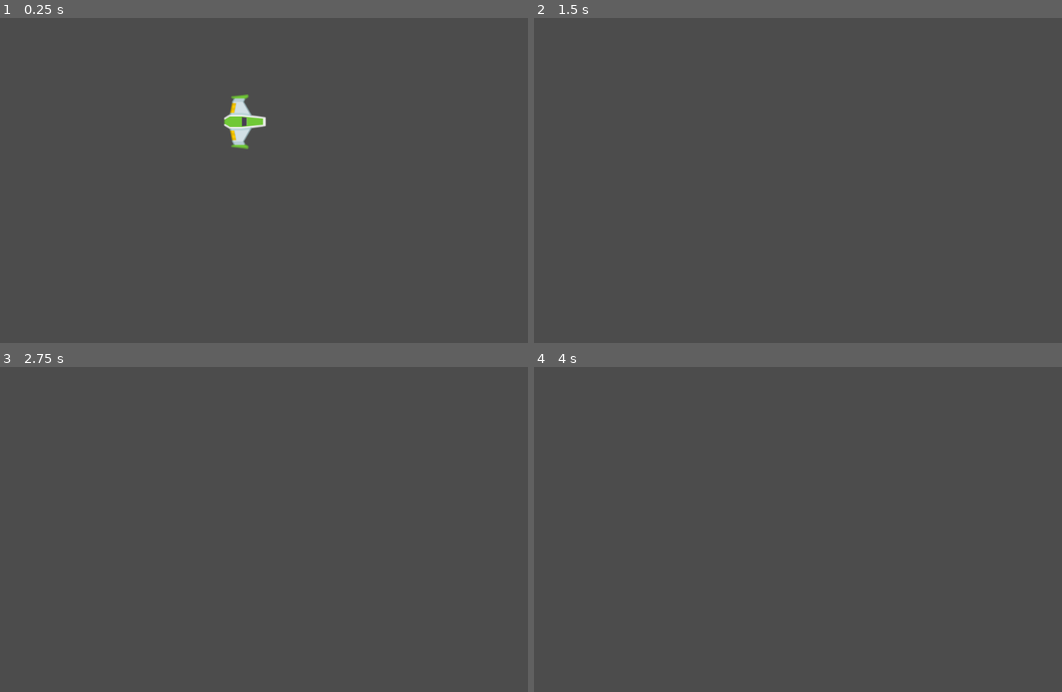
Above: before the commit, frames 1-4 (two rows, left to right).
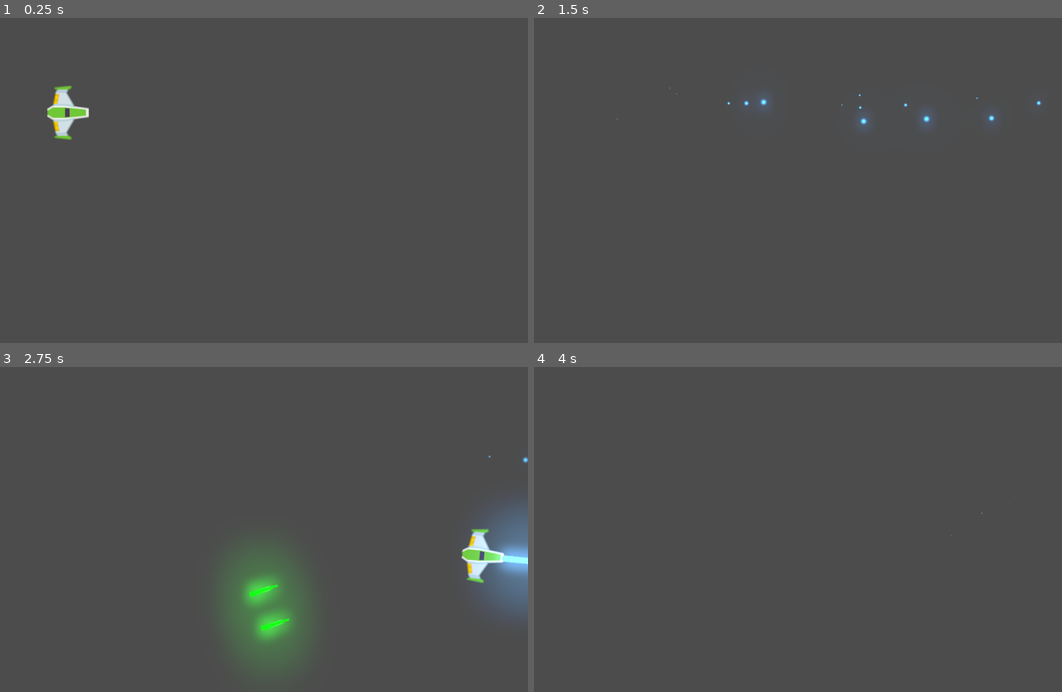
Above: after the commit, the same moments.

Repository: Nahuel1025/Odisea_Mete-rica
Game: Godot game, scene res://Juego/Niveles/NivelTest.tscn
The game is run twice, just before and just after one commit, with the same random seed, the same clock (stepped at 60 frames per second) and the same inputs.
Inputs:
- Up to frame 1 (0.25 s): no input
- Up to frame 2 (1.5 s): hold Up (mover_adelante) 0.53-1.28 s; hold L (Laser, bound only after the commit) 0.53-1.28 s; tap Space (disparo_principal, bound only after the commit) at 0.8, 1.35 s; hold Down (mover_atras) from 1.28 s (still down)
- Up to frame 3 (2.75 s): tap L (Laser, bound only after the commit) at 1.55 s; release Down (mover_atras) at 2.03 s; hold Up (mover_adelante) from 2.03 s (still down); hold Right (Rotar_Horario) from 2.03 s (still down); tap Space (disparo_principal, bound only after the commit) at 2.3 s
- Up to frame 4 (4 s): release Right (Rotar_Horario) at 2.78 s; tap Left (Rotar_antihorario) at 2.85 s; tap L (Laser, bound only after the commit) at 3.05 s; release Up (mover_adelante) at 3.53 s; hold Down (mover_atras) from 3.53 s (still down); hold L (Laser, bound only after the commit) from 3.53 s (still down); tap Space (disparo_principal, bound only after the commit) at 3.8 s

The runs differ from the first frame. In frame 1, 1.3% of the frame differs, in the area x 8-51%, y 20-41%; in frame 2, 0.3%; in frame 3, 7.2%, in the area x 42-100%, y 27-92%; in frame 4, less than 0.1%.

Commit message:
Disparos

Diff:
--- /dev/null
+++ b/Juego/Autoloads/Eventos.gd
@@ -0,0 +1,3 @@
+extends Node
+
+signal disparo(proyectil)
--- a/Juego/Naves/NaveCapricornio/NaveCapricornio.gd
+++ b/Juego/Naves/NaveCapricornio/NaveCapricornio.gd
@@ -5,10 +5,31 @@
 export var potencia_motor:int = 20
 export var potencia_rotacion:int = 280
 
+## Atributos
+var empuje:Vector2 = Vector2.ZERO
+var dir_rotacion:int = 0
+
+
+## Atributos onready
+onready var canion: canion = $canion
+onready var laser:RayoLaser = $LaserBeam2D
+
+
 ## Metodos
+func _unhandled_input(event: InputEvent) -> void:
+	#Disparo Rayo
+	if event.is_action_pressed("Laser"):
+		laser.set_is_casting(true)
+
+	if event.is_action_released("Laser"):
+		laser.set_is_casting(false)
+
+
+
 func _integrate_forces(state: Physics2DDirectBodyState) -> void:
 	apply_central_impulse(empuje.rotated(rotation))
 	apply_torque_impulse(dir_rotacion * potencia_rotacion)
+
 
 
 func _process(delta: float) -> void:
@@ -32,8 +53,9 @@
 	elif Input.is_action_pressed("Rotar_Horario"):
 		dir_rotacion += 1
 
+	## Disparo
+	if Input.is_action_pressed("disparo_principal"):
+		canion.set_esta_disparando(true)
 
-
-
-var empuje:Vector2 = Vector2.ZERO
-var dir_rotacion:int = 0
+	if Input.is_action_just_released("disparo_principal"):
+		canion.set_esta_disparando(false)
--- a/Juego/Naves/NaveCapricornio/NaveCapricornio.tscn
+++ b/Juego/Naves/NaveCapricornio/NaveCapricornio.tscn
@@ -1,7 +1,9 @@
-[gd_scene load_steps=5 format=2]
+[gd_scene load_steps=7 format=2]
 
 [ext_resource path="res://Juego/Naves/NaveCapricornio/NaveCapricornio.png" type="Texture" id=1]
 [ext_resource path="res://Juego/Naves/NaveCapricornio/NaveCapricornio.gd" type="Script" id=2]
+[ext_resource path="res://Juego/Proyectiles/canion.tscn" type="PackedScene" id=3]
+[ext_resource path="res://Juego/Proyectiles/LaserBeeam/LaserBeam2D.tscn" type="PackedScene" id=4]
 
 [sub_resource type="PhysicsMaterial" id=2]
 friction = 0.0
@@ -12,6 +14,7 @@
 [node name="NaveCapricornio" type="RigidBody2D"]
 mass = 0.14
 physics_material_override = SubResource( 2 )
+gravity_scale = 0.0
 can_sleep = false
 linear_damp = 1.0
 angular_damp = 4.0
@@ -27,3 +30,18 @@
 
 [node name="CollisionShape2D" type="CollisionShape2D" parent="."]
 shape = SubResource( 1 )
+
+[node name="canion" parent="." instance=ExtResource( 3 )]
+
+[node name="PuntoIzquierdo" parent="canion" index="0"]
+position = Vector2( 0, -33 )
+rotation = 0.0
+
+[node name="PuntoDerecho" parent="canion" index="1"]
+position = Vector2( 0, 33 )
+rotation = 0.0
+
+[node name="LaserBeam2D" parent="." instance=ExtResource( 4 )]
+position = Vector2( 42, 0 )
+
+[editable path="canion"]
--- /dev/null
+++ b/Juego/Niveles/Nivel.gd
@@ -0,0 +1,23 @@
+class_name Nivel
+extends Node2D
+
+## Atributos onready
+onready var contenedor_proyectiles:Node
+
+## Metodos
+func _ready() -> void:
+	conectar_seniales()
+	crear_contenedores()
+
+## Metodos Custom
+func conectar_seniales() -> void:
+	Eventos.connect("disparo", self, "_on_disparo")
+
+func crear_contenedores() -> void:
+	contenedor_proyectiles = Node.new()
+	contenedor_proyectiles.name ="ContenedorProyectiles"
+	add_child(contenedor_proyectiles)
+
+
+func _on_disparo(proyectil:Proyectil) -> void:
+	contenedor_proyectiles.add_child(proyectil)
--- a/Juego/Niveles/NivelTest.tscn
+++ b/Juego/Niveles/NivelTest.tscn
@@ -1,10 +1,16 @@
-[gd_scene load_steps=3 format=2]
+[gd_scene load_steps=5 format=2]
 
 [ext_resource path="res://Juego/Naves/NaveCapricornio/NaveCapricornio.tscn" type="PackedScene" id=1]
 [ext_resource path="res://Juego/Naves/NaveCapricornio/MaterialFisico.tres" type="PhysicsMaterial" id=2]
+[ext_resource path="res://default_env.tres" type="Environment" id=3]
+[ext_resource path="res://Juego/Niveles/Nivel.gd" type="Script" id=4]
 
 [node name="NivelTest" type="Node2D"]
+script = ExtResource( 4 )
 
 [node name="NaveCapricornio" parent="." instance=ExtResource( 1 )]
-position = Vector2( 502, 190 )
+position = Vector2( 176, 176 )
 physics_material_override = ExtResource( 2 )
+
+[node name="WorldEnvironment" type="WorldEnvironment" parent="."]
+environment = ExtResource( 3 )
--- /dev/null
+++ b/Juego/Proyectiles/LaserBeeam/LaserBeam2D.gd
@@ -0,0 +1,83 @@
+class_name RayoLaser
+extends RayCast2D
+
+# Speed at which the laser extends when first fired, in pixels per seconds.
+export var cast_speed := 7000.0
+# Maximum length of the laser in pixels.
+export var max_length := 1400.0
+# Base duration of the tween animation in seconds.
+export var growth_time := 0.1
+
+# If `true`, the laser is firing.
+# It plays appearing and disappearing animations when it's not animating.
+# See `appear()` and `disappear()` for more information.
+var is_casting := false setget set_is_casting
+
+onready var fill := $FillLine2D
+onready var tween := $Tween
+onready var casting_particles := $CastingParticles2D
+onready var collision_particles := $CollisionParticles2D
+onready var beam_particles := $BeamParticles2D
+onready var laser_sfx: AudioStreamPlayer2D = $LaserSFX
+
+onready var line_width: float = fill.width
+
+
+func _ready() -> void:
+	set_physics_process(false)
+	fill.points[1] = Vector2.ZERO
+
+
+func _physics_process(delta: float) -> void:
+	cast_to = (cast_to + Vector2.RIGHT * cast_speed * delta).clamped(max_length)
+	cast_beam()
+
+
+func set_is_casting(cast: bool) -> void:
+	is_casting = cast
+
+	if is_casting:
+		laser_sfx.play()
+		cast_to = Vector2.ZERO
+		fill.points[1] = cast_to
+		appear()
+	else:
+		laser_sfx.stop()
+		collision_particles.emitting = false
+		disappear()
+
+	set_physics_process(is_casting)
+	beam_particles.emitting = is_casting
+	casting_particles.emitting = is_casting
+
+
+# Controls the emission of particles and extends the Line2D to `cast_to` or the ray's
+# collision point, whichever is closest.
+func cast_beam() -> void:
+	var cast_point := cast_to
+
+	force_raycast_update()
+	collision_particles.emitting = is_colliding()
+
+	if is_colliding():
+		cast_point = to_local(get_collision_point())
+		collision_particles.global_rotation = get_collision_normal().angle()
+		collision_particles.position = cast_point
+
+	fill.points[1] = cast_point
+	beam_particles.position = cast_point * 0.5
+	beam_particles.process_material.emission_box_extents.x = cast_point.length() * 0.5
+
+
+func appear() -> void:
+	if tween.is_active():
+		tween.stop_all()
+	tween.interpolate_property(fill, "width", 0, line_width, growth_time * 2)
+	tween.start()
+
+
+func disappear() -> void:
+	if tween.is_active():
+		tween.stop_all()
+	tween.interpolate_property(fill, "width", fill.width, 0, growth_time)
+	tween.start()
--- /dev/null
+++ b/Juego/Proyectiles/LaserBeeam/LaserBeam2D.tscn
@@ -0,0 +1,116 @@
+[gd_scene load_steps=13 format=2]
+
+[ext_resource path="res://Juego/Proyectiles/LaserBeeam/LaserBeam2D.gd" type="Script" id=1]
+[ext_resource path="res://Juego/Proyectiles/LaserBeeam/glowing_circle.png" type="Texture" id=2]
+[ext_resource path="res://Juego/Sonidos/SonidoLaser.ogg" type="AudioStream" id=3]
+
+[sub_resource type="Gradient" id=1]
+offsets = PoolRealArray( 0.582915, 1 )
+colors = PoolColorArray( 1, 1, 1, 1, 1, 1, 1, 0 )
+
+[sub_resource type="GradientTexture" id=2]
+gradient = SubResource( 1 )
+
+[sub_resource type="Curve" id=3]
+_data = [ Vector2( 0.518072, 1 ), 0.0, -3.53434, 0, 0, Vector2( 1, 0 ), 0.0, 0.0, 0, 0 ]
+
+[sub_resource type="CurveTexture" id=4]
+curve = SubResource( 3 )
+
+[sub_resource type="ParticlesMaterial" id=5]
+flag_disable_z = true
+gravity = Vector3( 0, 0, 0 )
+initial_velocity = 100.0
+orbit_velocity = 0.0
+orbit_velocity_random = 0.0
+scale = 0.5
+scale_curve = SubResource( 4 )
+color_ramp = SubResource( 2 )
+
+[sub_resource type="Curve" id=6]
+_data = [ Vector2( 0, 0 ), 0.0, 0.0, 0, 0, Vector2( 0.503614, 0.957505 ), 0.0, 0.0, 0, 0, Vector2( 1, 0 ), 0.0, 0.0, 0, 0 ]
+
+[sub_resource type="CurveTexture" id=7]
+curve = SubResource( 6 )
+
+[sub_resource type="ParticlesMaterial" id=8]
+emission_shape = 2
+emission_box_extents = Vector3( 60, 20, 1 )
+flag_align_y = true
+flag_disable_z = true
+direction = Vector3( -1, 0, 0 )
+spread = 0.0
+gravity = Vector3( 0, 0, 0 )
+initial_velocity = 30.0
+orbit_velocity = 0.0
+orbit_velocity_random = 0.0
+tangential_accel = 100.0
+tangential_accel_random = 1.0
+scale = 0.3
+scale_curve = SubResource( 7 )
+
+[sub_resource type="ParticlesMaterial" id=9]
+flag_disable_z = true
+spread = 50.0
+gravity = Vector3( 0, 0, 0 )
+initial_velocity = 300.0
+orbit_velocity = 0.0
+orbit_velocity_random = 0.0
+scale = 0.5
+scale_curve = SubResource( 4 )
+color_ramp = SubResource( 2 )
+
+[node name="LaserBeam2D" type="RayCast2D"]
+enabled = true
+cast_to = Vector2( 0, 0 )
+script = ExtResource( 1 )
+
+[node name="FillLine2D" type="Line2D" parent="."]
+modulate = Color( 1.5, 1.5, 1.5, 1 )
+points = PoolVector2Array( 0, 0, 100, 0 )
+default_color = Color( 0.301961, 0.65098, 1, 1 )
+texture_mode = 2
+joint_mode = 2
+begin_cap_mode = 2
+end_cap_mode = 2
+sharp_limit = 8.0
+antialiased = true
+
+[node name="CastingParticles2D" type="Particles2D" parent="."]
+modulate = Color( 1.5, 1.5, 1.5, 1 )
+show_behind_parent = true
+emitting = false
+lifetime = 0.3
+visibility_rect = Rect2( 0, -18.722, 29.6756, 38.4841 )
+local_coords = false
+process_material = SubResource( 5 )
+texture = ExtResource( 2 )
+
+[node name="BeamParticles2D" type="Particles2D" parent="."]
+modulate = Color( 1.5, 1.5, 1.5, 1 )
+emitting = false
+amount = 50
+preprocess = 1.0
+randomness = 1.0
+visibility_rect = Rect2( -2500, -2500, 5000, 5000 )
+local_coords = false
+draw_order = 1
+process_material = SubResource( 8 )
+texture = ExtResource( 2 )
+
+[node name="CollisionParticles2D" type="Particles2D" parent="."]
+modulate = Color( 1.5, 1.5, 1.5, 1 )
+show_behind_parent = true
+emitting = false
+amount = 16
+lifetime = 0.3
+visibility_rect = Rect2( -2500, -2500, 5000, 5000 )
+local_coords = false
+process_material = SubResource( 9 )
+texture = ExtResource( 2 )
+
+[node name="Tween" type="Tween" parent="."]
+
+[node name="LaserSFX" type="AudioStreamPlayer2D" parent="."]
+stream = ExtResource( 3 )
+bus = "SFX"
--- /dev/null
+++ b/Juego/Proyectiles/Proyectil_Principal.gd
@@ -0,0 +1,24 @@
+class_name Proyectil
+extends Area2D
+
+## Atributos
+var velocidad: Vector2 = Vector2.ZERO
+var danio: float
+
+# Métodos
+func _physics_process(delta: float) -> void:
+	position += velocidad * delta
+
+## Metodos
+func crear(pos: Vector2, dir: float, vel: float, danio_p: int) -> void:
+	position = pos
+	rotation = dir
+	velocidad = Vector2(vel, 0).rotated(dir)
+
+
+
+
+
+
+func _on_VisibilityNotifier2D_screen_exited() -> void:
+	queue_free()
--- /dev/null
+++ b/Juego/Proyectiles/Proyectil_Principal.tscn
@@ -0,0 +1,28 @@
+[gd_scene load_steps=5 format=2]
+
+[ext_resource path="res://Juego/Proyectiles/Proyectil_Player.png" type="Texture" id=1]
+[ext_resource path="res://Juego/Proyectiles/VisibilityNotifier2D.gd" type="Script" id=2]
+[ext_resource path="res://Juego/Proyectiles/Proyectil_Principal.gd" type="Script" id=3]
+
+[sub_resource type="CapsuleShape2D" id=1]
+radius = 4.66667
+height = 45.3333
+
+[node name="Proyectil" type="Area2D"]
+rotation = 1.5708
+script = ExtResource( 3 )
+
+[node name="Sprite" type="Sprite" parent="."]
+modulate = Color( 0.08, 2, 0.12, 1 )
+rotation = 1.5708
+texture = ExtResource( 1 )
+
+[node name="CollisionShape2D" type="CollisionShape2D" parent="."]
+shape = SubResource( 1 )
+
+[node name="VisibilityNotifier2D" type="VisibilityNotifier2D" parent="."]
+position = Vector2( 5.33333, -17.3333 )
+rect = Rect2( -10, -10, 10, 55 )
+script = ExtResource( 2 )
+
+[connection signal="screen_exited" from="VisibilityNotifier2D" to="." method="_on_VisibilityNotifier2D_screen_exited"]
--- /dev/null
+++ b/Juego/Proyectiles/VisibilityNotifier2D.gd
@@ -0,0 +1 @@
+extends VisibilityNotifier2D
--- /dev/null
+++ b/Juego/Proyectiles/canion.gd
@@ -0,0 +1,69 @@
+class_name canion
+extends Node2D
+
+## Atributos export
+export var proyectil:PackedScene = null
+export var cadencia_disparo: float = 0.8
+export var velocidad_proyectil: int = 100
+export var danio_proyectil: int = 1
+
+## Atributos onready
+onready var timer_enfriamiento: Timer = $TimerEnfriamiento
+onready var disparo_sfx: AudioStreamPlayer2D = $DisparosSFX
+onready var esta_enfriado: bool = true
+onready var esta_disparando:bool = false setget set_esta_disparando
+
+## Atributos
+var puntos_disparo: Array = []
+var velocidad: Vector2 = Vector2.ZERO
+var danio: float
+
+
+
+
+## Setters y Getters
+func set_esta_disparando(disparando: bool) -> void:
+	esta_disparando = disparando
+
+## Metodos
+func _ready() -> void:
+	almacenar_puntos_disparo()
+	timer_enfriamiento.wait_time = cadencia_disparo
+
+func _process(delta: float) -> void:
+	if esta_disparando and esta_enfriado:
+		disparar()
+
+## Metodos custom
+func almacenar_puntos_disparo() -> void:
+	for nodo in get_children():
+		if nodo is Position2D:
+			puntos_disparo.append(nodo)
+
+func disparar() -> void:
+	esta_enfriado = false
+	disparo_sfx.play()
+	timer_enfriamiento.start()
+	for punto_disparo in puntos_disparo:
+		var new_proyectil:Proyectil = proyectil.instance()
+		new_proyectil.crear(
+		punto_disparo.global_position,
+		get_owner().rotation,
+		velocidad_proyectil,
+		danio_proyectil
+		)
+		Eventos.emit_signal("disparo", new_proyectil)
+
+## Constructor
+func crear(pos: Vector2, dir: float, vel: float, danio_p: int) -> void:
+	position = pos
+	rotation = dir
+	velocidad = Vector2(vel, 0).rotated(dir)
+	danio = danio_p
+
+
+
+
+
+func _on_TimerEnfriamiento_timeout() -> void:
+	esta_enfriado = true
--- /dev/null
+++ b/Juego/Proyectiles/canion.tscn
@@ -0,0 +1,29 @@
+[gd_scene load_steps=4 format=2]
+
+[ext_resource path="res://Juego/Proyectiles/canion.gd" type="Script" id=1]
+[ext_resource path="res://Juego/Proyectiles/Proyectil_Principal.tscn" type="PackedScene" id=2]
+[ext_resource path="res://Juego/Sonidos/DisparoPrincipal.ogg" type="AudioStream" id=3]
+
+[node name="canion" type="Node2D"]
+script = ExtResource( 1 )
+proyectil = ExtResource( 2 )
+cadencia_disparo = 0.25
+velocidad_proyectil = 1600
+
+[node name="PuntoIzquierdo" type="Position2D" parent="."]
+position = Vector2( 0, -14 )
+rotation = 1.5708
+
+[node name="PuntoDerecho" type="Position2D" parent="."]
+position = Vector2( 4.76837e-07, 16 )
+rotation = 1.5708
+
+[node name="DisparosSFX" type="AudioStreamPlayer2D" parent="."]
+pause_mode = 2
+stream = ExtResource( 3 )
+bus = "SFX"
+
+[node name="TimerEnfriamiento" type="Timer" parent="."]
+wait_time = 0.8
+
+[connection signal="timeout" from="TimerEnfriamiento" to="." method="_on_TimerEnfriamiento_timeout"]
--- /dev/null
+++ b/default_bus_layout.tres
@@ -0,0 +1,9 @@
+[gd_resource type="AudioBusLayout" format=2]
+
+[resource]
+bus/1/name = "SFX"
+bus/1/solo = false
+bus/1/mute = false
+bus/1/bypass_fx = false
+bus/1/volume_db = 0.0
+bus/1/send = "Master"
--- a/default_env.tres
+++ b/default_env.tres
@@ -3,5 +3,9 @@
 [sub_resource type="ProceduralSky" id=1]
 
 [resource]
-background_mode = 2
+background_mode = 4
 background_sky = SubResource( 1 )
+glow_enabled = true
+glow_intensity = 0.6
+glow_blend_mode = 0
+glow_bicubic_upscale = true
--- a/project.godot
+++ b/project.godot
@@ -9,13 +9,37 @@
 config_version=4
 
 _global_script_classes=[ {
+"base": "Node2D",
+"class": "Nivel",
+"language": "GDScript",
+"path": "res://Juego/Niveles/Nivel.gd"
+}, {
 "base": "RigidBody2D",
 "class": "Player",
 "language": "GDScript",
 "path": "res://Juego/Naves/NaveCapricornio/NaveCapricornio.gd"
+}, {
+"base": "Area2D",
+"class": "Proyectil",
+"language": "GDScript",
+"path": "res://Juego/Proyectiles/Proyectil_Principal.gd"
+}, {
+"base": "RayCast2D",
+"class": "RayoLaser",
+"language": "GDScript",
+"path": "res://Juego/Proyectiles/LaserBeeam/LaserBeam2D.gd"
+}, {
+"base": "Node2D",
+"class": "canion",
+"language": "GDScript",
+"path": "res://Juego/Proyectiles/canion.gd"
 } ]
 _global_script_class_icons={
-"Player": ""
+"Nivel": "",
+"Player": "",
+"Proyectil": "",
+"RayoLaser": "",
+"canion": ""
 }
 
 [application]
@@ -23,6 +47,10 @@
 config/name="Odisea Meteórica"
 run/main_scene="res://Juego/Niveles/NivelTest.tscn"
 config/icon="res://icon.png"
+
+[autoload]
+
+Eventos="*res://Juego/Autoloads/Eventos.gd"
 
 [gui]
 
@@ -54,6 +82,16 @@
 , Object(InputEventKey,"resource_local_to_scene":false,"resource_name":"","device":0,"alt":false,"shift":false,"control":false,"meta":false,"command":false,"pressed":false,"scancode":65,"physical_scancode":0,"unicode":0,"echo":false,"script":null)
  ]
 }
+disparo_principal={
+"deadzone": 0.5,
+"events": [ Object(InputEventKey,"resource_local_to_scene":false,"resource_name":"","device":0,"alt":false,"shift":false,"control":false,"meta":false,"command":false,"pressed":false,"scancode":32,"physical_scancode":0,"unicode":0,"echo":false,"script":null)
+ ]
+}
+Laser={
+"deadzone": 0.5,
+"events": [ Object(InputEventKey,"resource_local_to_scene":false,"resource_name":"","device":0,"alt":false,"shift":false,"control":false,"meta":false,"command":false,"pressed":false,"scancode":76,"physical_scancode":0,"unicode":0,"echo":false,"script":null)
+ ]
+}
 
 [physics]
 
Binary file added: Juego/Proyectiles/LaserBeeam/glowing_circle.png
Not shown, added: Juego/Proyectiles/LaserBeeam/glowing_circle.png.import
Binary file added: Juego/Proyectiles/Proyectil_Player.png
Not shown, added: Juego/Proyectiles/Proyectil_Player.png.import
Not shown, added: Juego/Sonidos/DisparoPrincipal.ogg.import
Not shown, added: Juego/Sonidos/SonidoLaser.ogg.import
Not shown, added: Juego/Sonidos/DisparoPrincipal.ogg
Not shown, added: Juego/Sonidos/SonidoLaser.ogg
